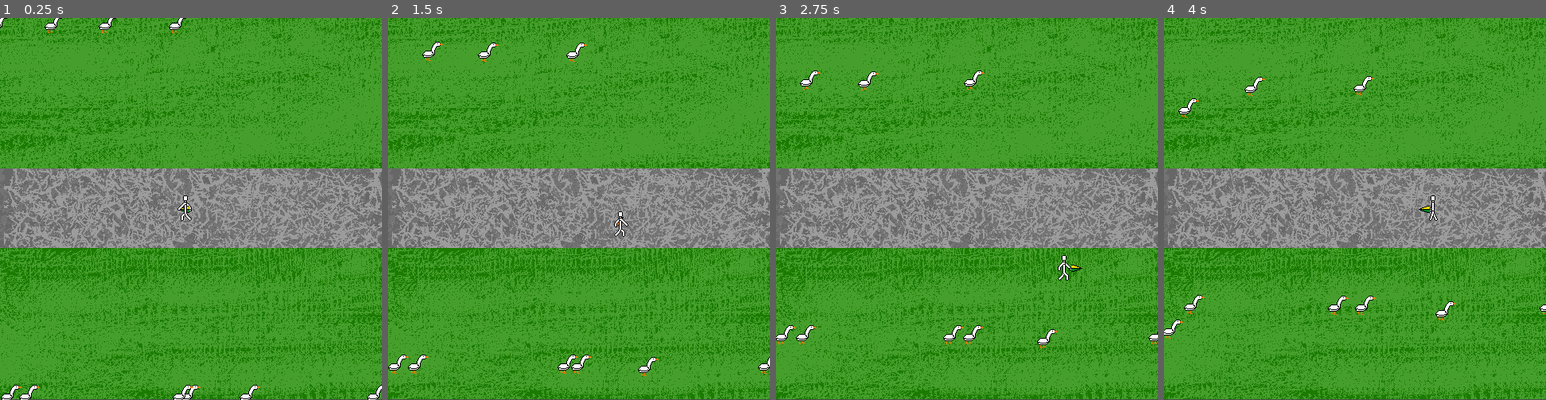
Above: before the commit, frames 1-4 (left to right).
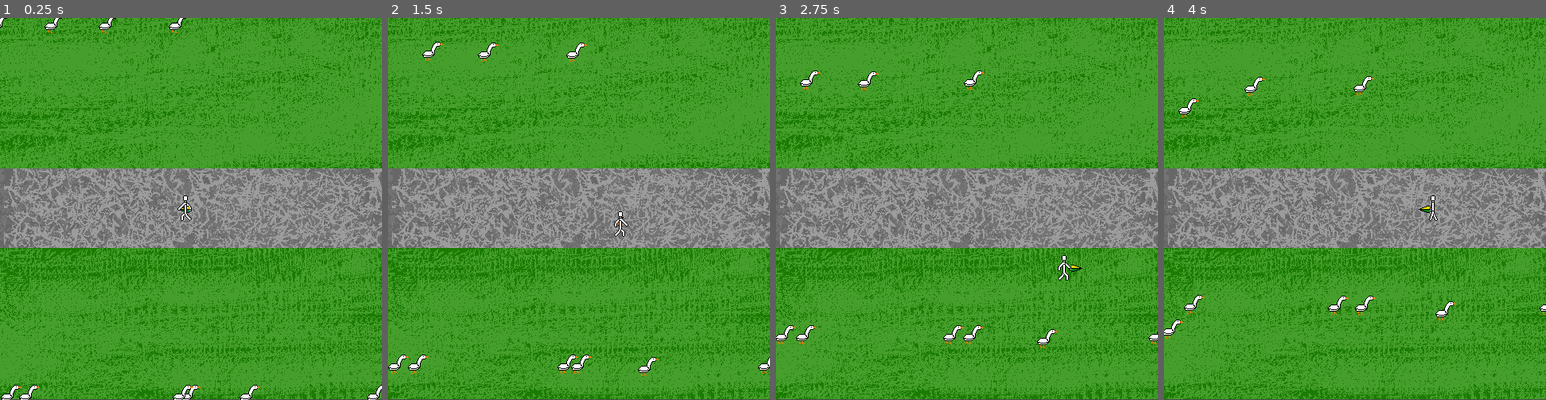
Above: after the commit, the same moments.

Repository: Qmtfive/GooseGame
Game: Godot game, scene res://Level.tscn
Two runs of this game, one before a commit and one after it. Both use one fixed random seed, a clock stepped at 60 frames per second and the inputs below.
Inputs:
- Up to frame 1 (0.25 s): no input
- Up to frame 2 (1.5 s): hold Right (ui_right) 0.53-1.28 s; hold Down (ui_down) from 1.28 s (still down)
- Up to frame 3 (2.75 s): release Down (ui_down) at 2.03 s; hold Right (ui_right) from 2.03 s (still down)
- Up to frame 4 (4 s): release Right (ui_right) at 2.78 s; hold Up (ui_up) 2.78-3.53 s; hold Left (ui_left) from 3.53 s (still down)

The runs differ from the first frame. In frame 1, less than 0.1% of the frame differs, in the area x 12-47%, y 3-4%; in frame 2, less than 0.1%, in the area x 0-100%, y 10-94%; in frame 3, less than 0.1%; in frame 4, less than 0.1%.

Commit message:
honks go brrrrrrrrr

Diff:
--- a/Goose.gd
+++ b/Goose.gd
@@ -61,6 +61,11 @@
 	else:
 		$GooseAnimation.stop()
 	position += velocity * delta
+	var rand = RandomNumberGenerator.new()
+	rand.randomize()
+	var hjonk = rand.randi_range(0, 400)
+	if hjonk == 7:
+		$hjonk.play()
 
 func stop():
 	timeTillStop.stop()
--- a/Goose.tscn
+++ b/Goose.tscn
@@ -1,8 +1,9 @@
-[gd_scene load_steps=6 format=2]
+[gd_scene load_steps=7 format=2]
 
 [ext_resource path="res://Goose.gd" type="Script" id=1]
 [ext_resource path="res://Assets/Goose/Goose1.png" type="Texture" id=2]
 [ext_resource path="res://Assets/Goose/Goose2.png" type="Texture" id=3]
+[ext_resource path="res://Assets/Sound/hjonk.ogg" type="AudioStream" id=4]
 
 [sub_resource type="SpriteFrames" id=1]
 animations = [ {
@@ -23,6 +24,7 @@
 [node name="GooseAnimation" type="AnimatedSprite" parent="."]
 frames = SubResource( 1 )
 animation = "Goose"
+frame = 1
 playing = true
 
 [node name="CollisionShape2D" type="CollisionShape2D" parent="."]
@@ -31,6 +33,9 @@
 
 [node name="Visibility" type="VisibilityNotifier2D" parent="."]
 
+[node name="hjonk" type="AudioStreamPlayer2D" parent="."]
+stream = ExtResource( 4 )
+
 [connection signal="area_entered" from="." to="." method="_on_Goose_area_entered"]
 [connection signal="body_entered" from="." to="." method="_on_Goose_body_entered"]
 [connection signal="screen_exited" from="Visibility" to="." method="_on_Visibility_screen_exited"]
--- a/Level.tscn
+++ b/Level.tscn
@@ -26,30 +26,30 @@
 
 [sub_resource type="SpriteFrames" id=1]
 animations = [ {
-"frames": [ ExtResource( 13 ), ExtResource( 1 ), ExtResource( 17 ), ExtResource( 2 ), ExtResource( 17 ), ExtResource( 1 ) ],
-"loop": true,
-"name": "WalkUp",
-"speed": 5.0
-}, {
 "frames": [ ExtResource( 4 ), ExtResource( 3 ), ExtResource( 5 ), ExtResource( 3 ) ],
 "loop": true,
 "name": "WalkingDude",
 "speed": 3.0
 }, {
-"frames": [ ExtResource( 15 ), ExtResource( 18 ), ExtResource( 14 ), ExtResource( 16 ), ExtResource( 14 ), ExtResource( 18 ) ],
-"loop": true,
-"name": "WalkDown",
-"speed": 5.0
+"frames": [ ExtResource( 21 ), ExtResource( 22 ), ExtResource( 23 ) ],
+"loop": false,
+"name": "Attack",
+"speed": 10.0
 }, {
 "frames": [ ExtResource( 19 ), ExtResource( 11 ), ExtResource( 20 ), ExtResource( 12 ), ExtResource( 20 ), ExtResource( 11 ) ],
 "loop": true,
 "name": "WalkSide",
 "speed": 5.0
 }, {
-"frames": [ ExtResource( 21 ), ExtResource( 22 ), ExtResource( 23 ) ],
-"loop": false,
-"name": "Attack",
-"speed": 10.0
+"frames": [ ExtResource( 13 ), ExtResource( 1 ), ExtResource( 17 ), ExtResource( 2 ), ExtResource( 17 ), ExtResource( 1 ) ],
+"loop": true,
+"name": "WalkUp",
+"speed": 5.0
+}, {
+"frames": [ ExtResource( 15 ), ExtResource( 18 ), ExtResource( 14 ), ExtResource( 16 ), ExtResource( 14 ), ExtResource( 18 ) ],
+"loop": true,
+"name": "WalkDown",
+"speed": 5.0
 } ]
 
 [sub_resource type="RectangleShape2D" id=2]
Not shown, added: Assets/Sound/Canadian Geese Honk-SoundBible.com-611844731.mp3.import
Not shown, changed: Assets/Sound/goose-sounds.mp3.import
Not shown, changed: Assets/Sound/hjonk.ogg.import
Not shown, added: Assets/Sound/Canadian Geese Honk-SoundBible.com-611844731.mp3
